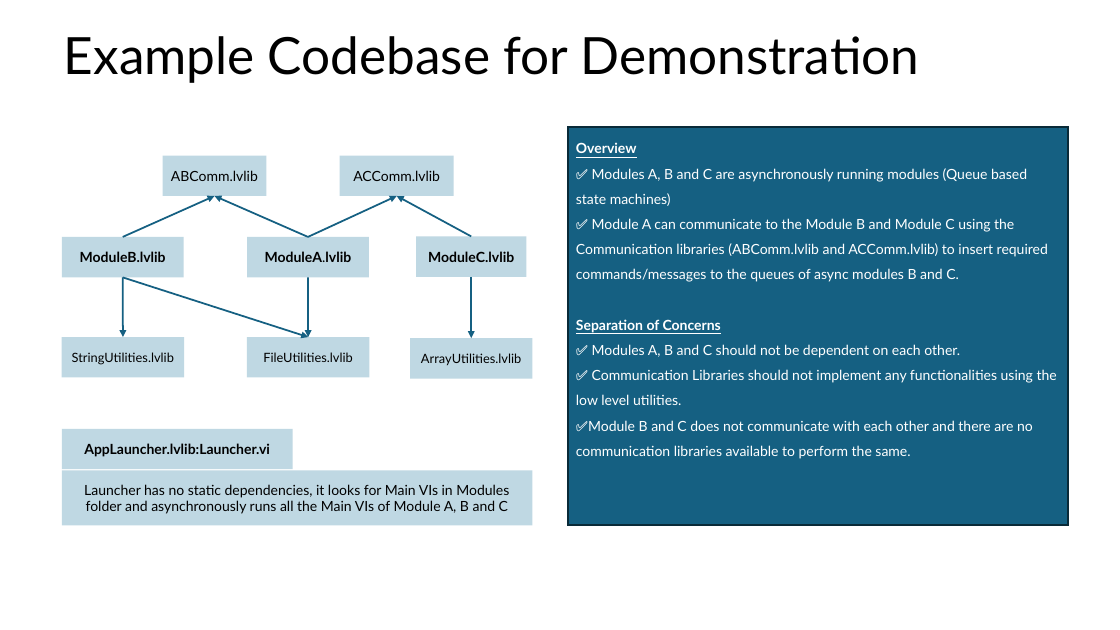
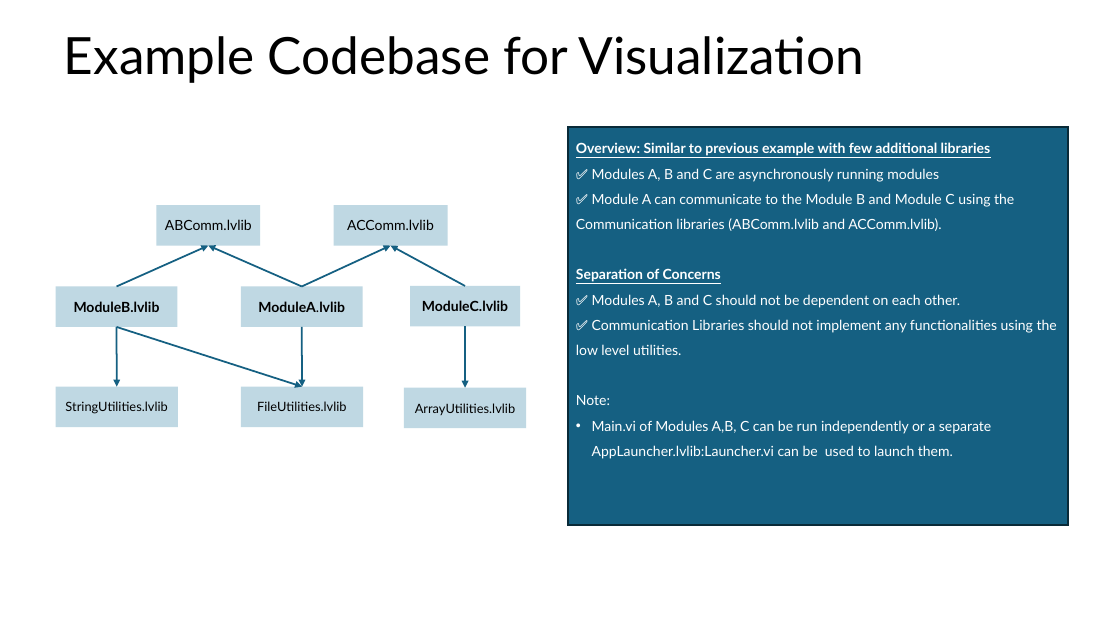
Before and after one commit to karthickshanmugarao/sw-deps-monitor, a slide deck: slide 25 of Docs/Automated Dependency Monitoring in CI Pipeline.pptx (slide 12 before the commit). Drawn at 1120x630 pixels with LibreOffice and Linux fonts; fonts in the diff are those of the drawing. Boxes give left, top, right and bottom in pixels: in the first picture for what was removed or moved away, otherwise in the second. Text is boxed around its words. In the diff, an @@ line names an element or a change of style, - is before the commit and + after.

Commit message:
Updated presentation with additional details

```diff
--- a/Docs/Automated Dependency Monitoring in CI Pipeline.pptx
+++ b/Docs/Automated Dependency Monitoring in CI Pipeline.pptx
@@ title at <box>64,36,865,83</box>: text changed @@
-Example Codebase for Demonstration
+Example Codebase for Visualization
@@ text in rectangle at <box>576,142,1014,231</box>: text changed @@
-Overview
-✅ Modules A, B and C are asynchronously running modules (Queue based state machines)
-✅ Module A can communicate to the Module B and Module C using the Communication libraries (ABComm.lvlib and ACComm.lvlib) to insert required commands/messages to the queues of async modules B and C.
+Overview: Similar to previous example with few additional libraries
+✅ Modules A, B and C are asynchronously running modules
+✅ Module A can communicate to the Module B and Module C using the Communication libraries (ABComm.lvlib and ACComm.lvlib).
@@ 8 rectangles, 8 arrows: place and size @@
-8 rectangles, 8 arrows at <box>62,155,533,379</box>
+8 rectangles, 8 arrows at <box>55,205,527,429</box>
@@ text in rectangle at <box>576,395,991,459</box>: text changed @@
-✅Module B and C does not communicate with each other and there are no communication libraries available to perform the same.
+Note:
+• Main.vi of Modules A,B, C can be run independently or a separate AppLauncher.lvlib:Launcher.vi can be used to launch them.
@@ rectangle removed at <box>62,429,293,469</box> @@
-AppLauncher.lvlib:Launcher.vi
@@ rectangle removed at <box>62,471,533,525</box> @@
-Launcher has no static dependencies, it looks for Main VIs in Modules folder and asynchronously runs all the Main VIs of Module A, B and C
```
Also in this commit, not shown: 13 other slides changed, 1 slide added.
